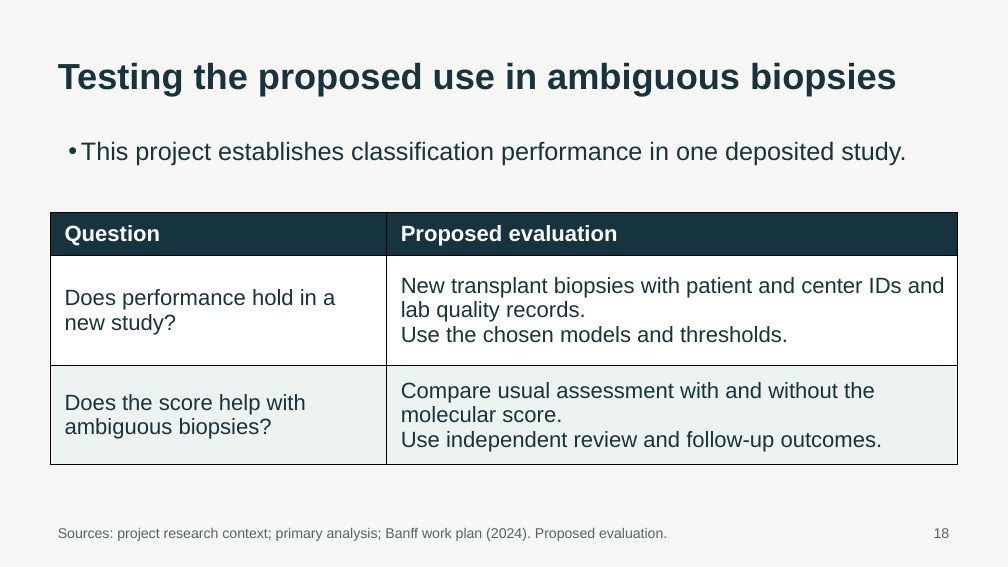
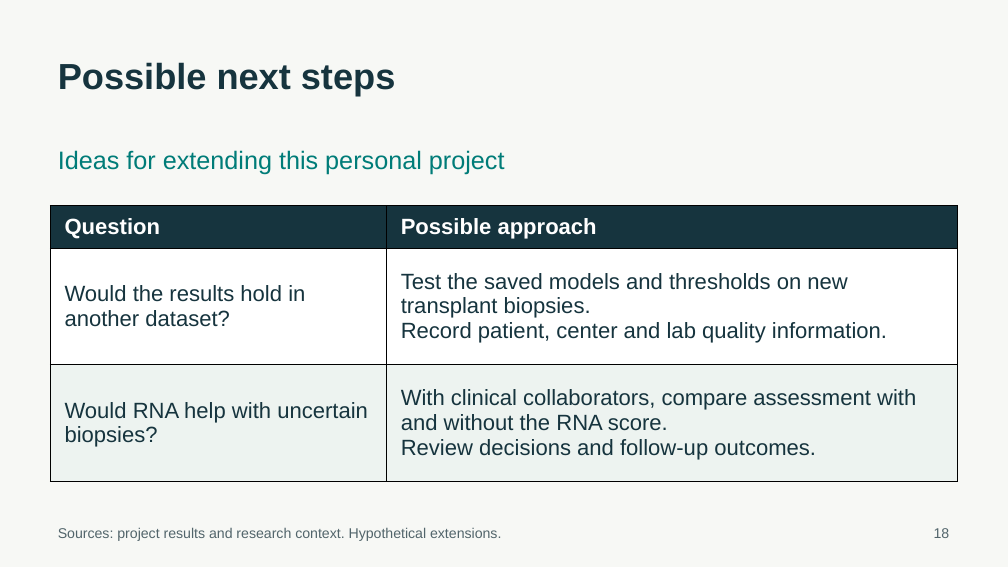
Before and after one commit to ca34525/Kidney-Biopsy-Rejection-Classifier, a slide deck: slide 18 of presentation/unos_kidney_biopsy.pptx. Drawn at 1008x567 pixels with LibreOffice and Linux fonts; fonts in the diff are those of the drawing. Boxes give left, top, right and bottom in pixels: in the first picture for what was removed or moved away, otherwise in the second. Text is boxed around its words. In the diff, an @@ line names an element or a change of style, - is before the commit and + after.

Commit message:
Refine presentation layouts, clinical context, and project conclusions

```diff
--- a/presentation/unos_kidney_biopsy.pptx
+++ b/presentation/unos_kidney_biopsy.pptx
@@ text at (58,62,396,96): text changed @@
-Testing the proposed use in ambiguous biopsies
+Possible next steps
@@ text "Ideas for extending this personal ..." at (58,150,505,174): vertical alignment top to middle @@
@@ text at (58,150,505,174): text changed; text colour #16343E to #007C78 @@
-• This project establishes classification performance in one deposited study.
+Ideas for extending this personal project
@@ table at (51,206,958,482) @@
-row 1, column 2: Proposed evaluation
+row 1, column 2: Possible approach
-row 2, column 1: Does performance hold in a new study?
+row 2, column 1: Would the results hold in another dataset?
-row 2, column 2: New transplant biopsies with patient and center IDs and lab quality records. / Use the chosen models and thresholds.
+row 2, column 2: Test the saved models and thresholds on new transplant biopsies. / Record patient, center and lab quality information.
-row 3, column 1: Does the score help with ambiguous biopsies?
+row 3, column 1: Would RNA help with uncertain biopsies?
-row 3, column 2: Compare usual assessment with and without the molecular score. / Use independent review and follow-up outcomes.
+row 3, column 2: With clinical collaborators, compare assessment with and without the RNA score. / Review decisions and follow-up outcomes.
@@ table: place and size @@
-table at (51,212,958,464)
+table at (51,206,958,482)
@@ text at (58,527,501,541): text changed @@
-Sources: project research context; primary analysis; Banff work plan (2024). Proposed evaluation.
+Sources: project results and research context. Hypothetical extensions.
```
Also in this commit, not shown: 7 other slides changed, 19 other files.
